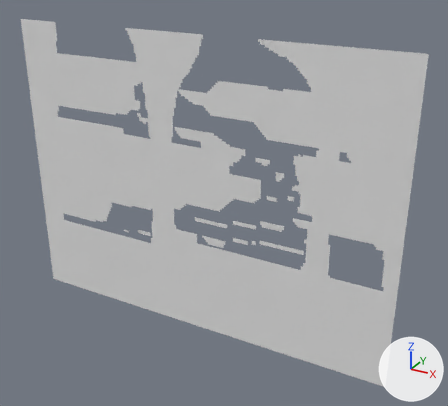
An edit to the OBJ model Assets/Tiled2Unity/Meshes/level10.obj, drawn before and after from the same camera.
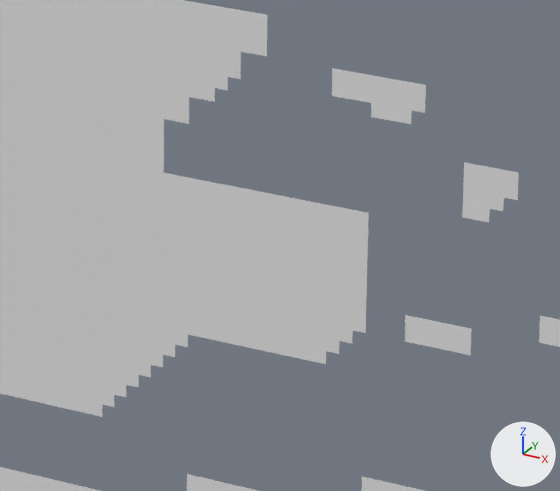
Each version is shown whole from a 50 mm camera at (44.5, -233.3, 40.6) aimed at (-86.8, 5.4, -78.8), then close up on the part from 46% to 65% of the width and 36% to 55% of the height. Arrows for +X, +Y and +Z are at lower right; the lights stay in place. Where no turn or scale is listed for an object, it has been applied to the vertices.

Objects in the first close-up: 'level10'.
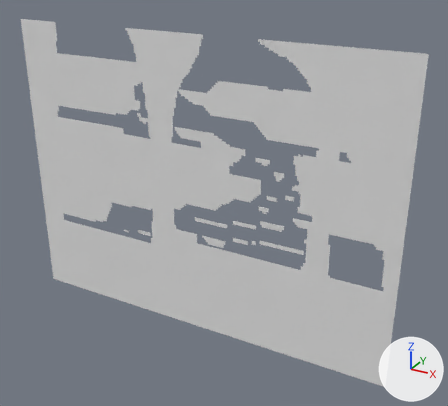
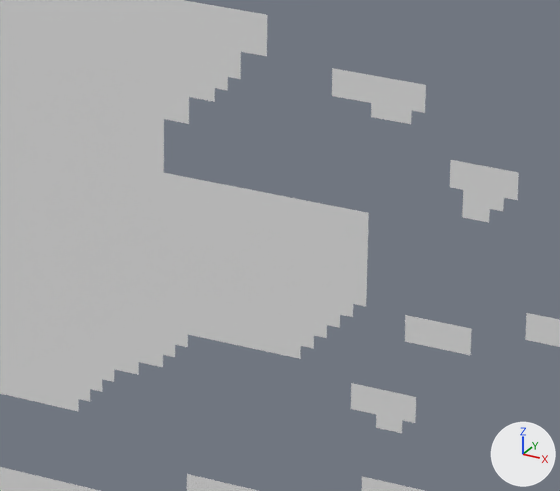
Patch to the scene script:
```diff
--- a/Assets/Tiled2Unity/Meshes/level10.obj.py
+++ b/Assets/Tiled2Unity/Meshes/level10.obj.py
@@ me_level10 @@
 # used by ob_level10; location = (0.0, 0.0, 0.0)
-me_level10.from_pydata(...)  # 25128 vertices, 24055 faces; spans x -200.0..0.0, y 0.0, z -150.0..0.0
+me_level10.from_pydata(...)  # 25137 vertices, 24053 faces; spans x -200.0..0.0, y 0.0, z -150.0..0.0
+# me_level10 part 1: a new loose piece of 21 vertices spanning x -66.0..-61.0, y 0.0, z -77.0..-74.0
+# me_level10 part 2
+# 18 vertices are removed from x -87.0..-65.0, y 0.0, z -81.0..-69.0
+# 18 faces are deleted
+# 6 vertices are added at (-59.0, 0.0, -57.0), (-59.0, 0.0, -56.0), (-59.0, 0.0, -58.0), (-53.0, 0.0, -67.0), (-53.0, 0.0, -66.0), (-53.0, 0.0, -68.0)
+# 4 new faces join them
```

Where the change shows, as pixel boxes (x1, y1, x2, y2) in the close-ups (560 x 491 px):
part 1 of me_level10, added: after (351, 383, 416, 433)
part 2 of me_level10, cut back: before (78, 304, 366, 417); after (450, 160, 540, 343)
